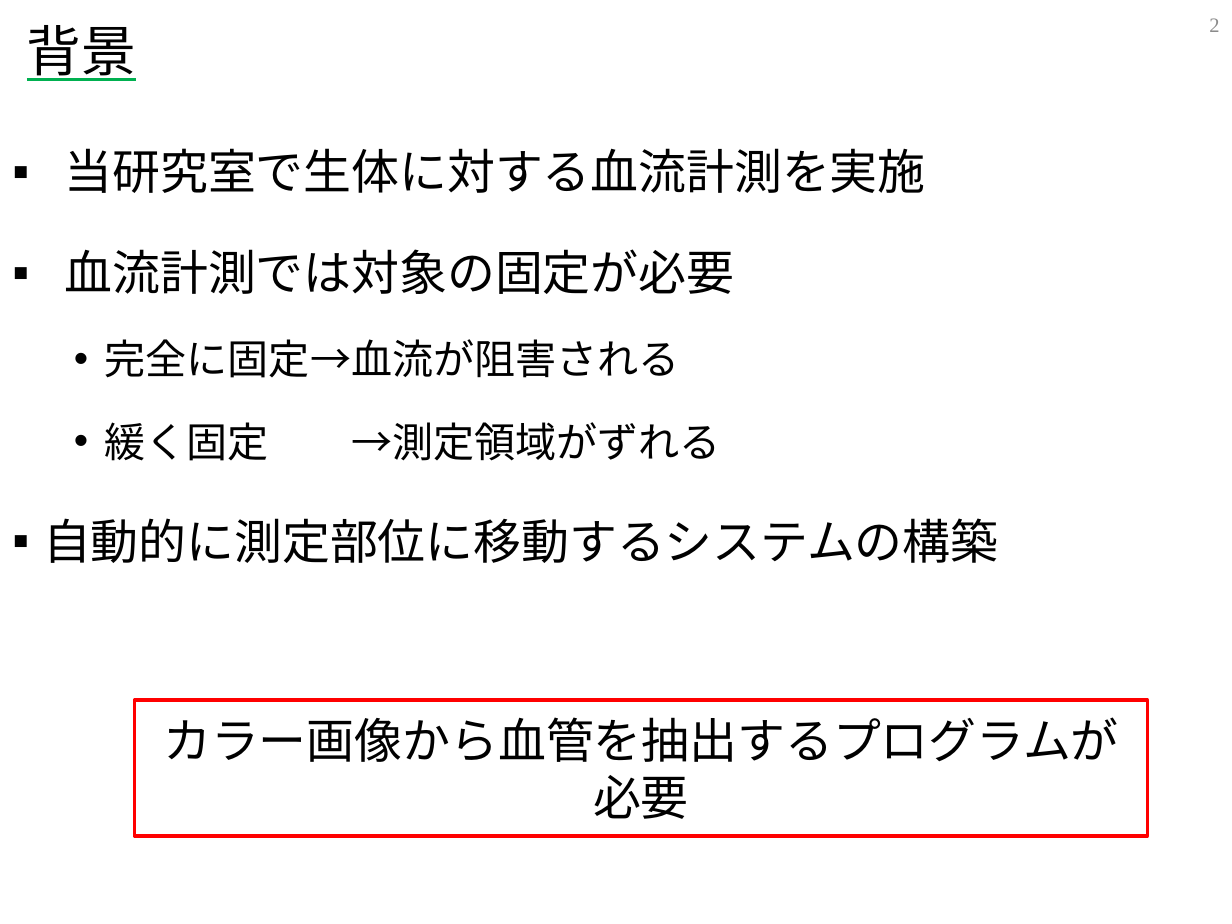
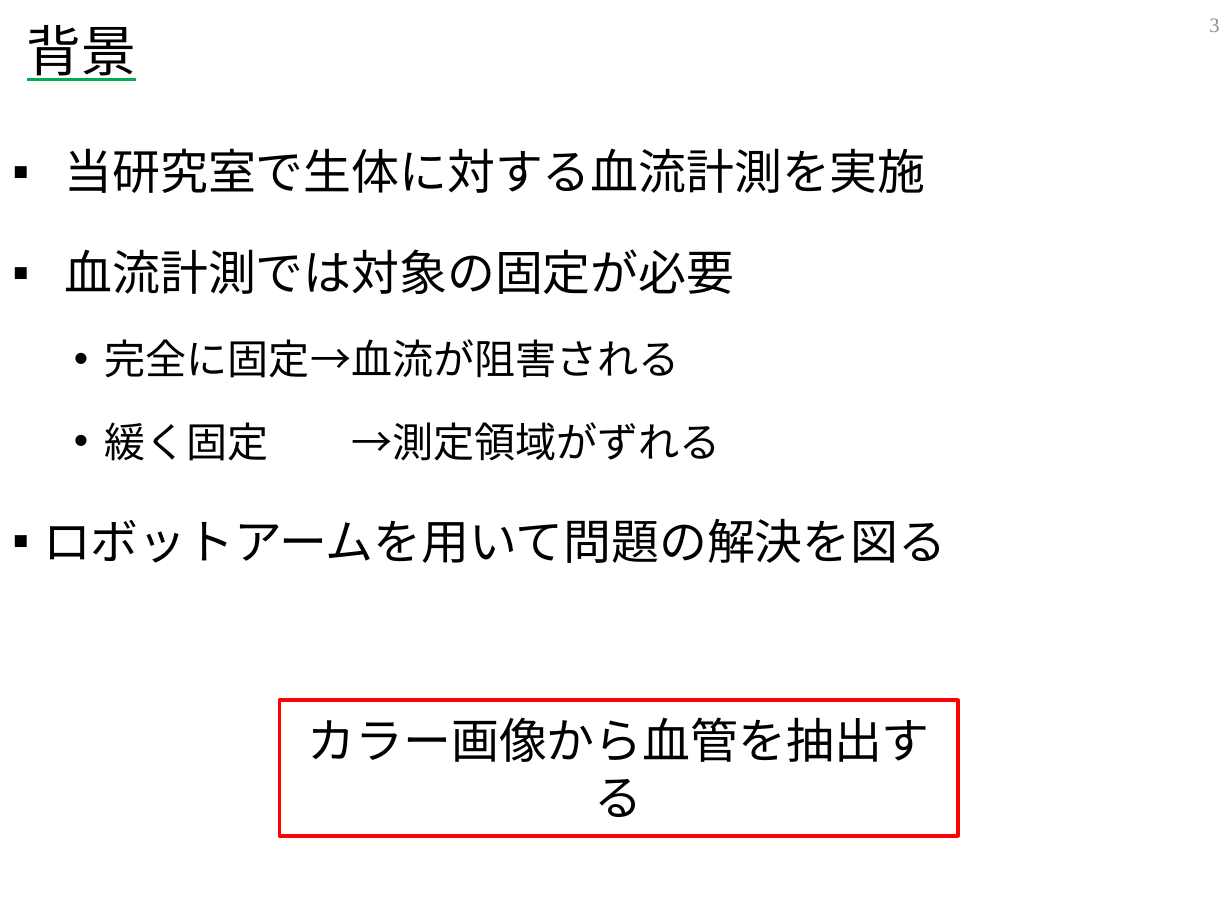
Before and after one commit to Quevun/blood_vessel_detection, a slide deck: slide 4 of blood vessel detection.pptx (slide 3 before the commit). Drawn at 1232x924 pixels with LibreOffice and Linux fonts; fonts in the diff are those of the drawing. Boxes give left, top, right and bottom in pixels: in the first picture for what was removed or moved away, otherwise in the second. Text is boxed around its words. In the diff, an @@ line names an element or a change of style, - is before the commit and + after.

```diff
--- a/blood vessel detection.pptx
+++ b/blood vessel detection.pptx
@@ page number at (1209,18,1219,32): text changed @@
-2
+3
@@ text at (43,518,946,563): text changed @@
-▪ 自動的に測定部位に移動するシステムの構築
+▪ ロボットアームを用いて問題の解決を図る
@@ rectangle "カラー画像から血管を抽出する": place and size @@
-rectangle "カラー画像から血管を抽出する" at (134,700,1147,835)
+rectangle "カラー画像から血管を抽出する" at (280,700,958,835)
@@ text in rectangle at (308,717,930,817): text changed @@
-カラー画像から血管を抽出するプログラムが必要
+カラー画像から血管を抽出する
```
Also in this commit, not shown: 6 other slides changed, 2 slides added, 1 slide removed.
